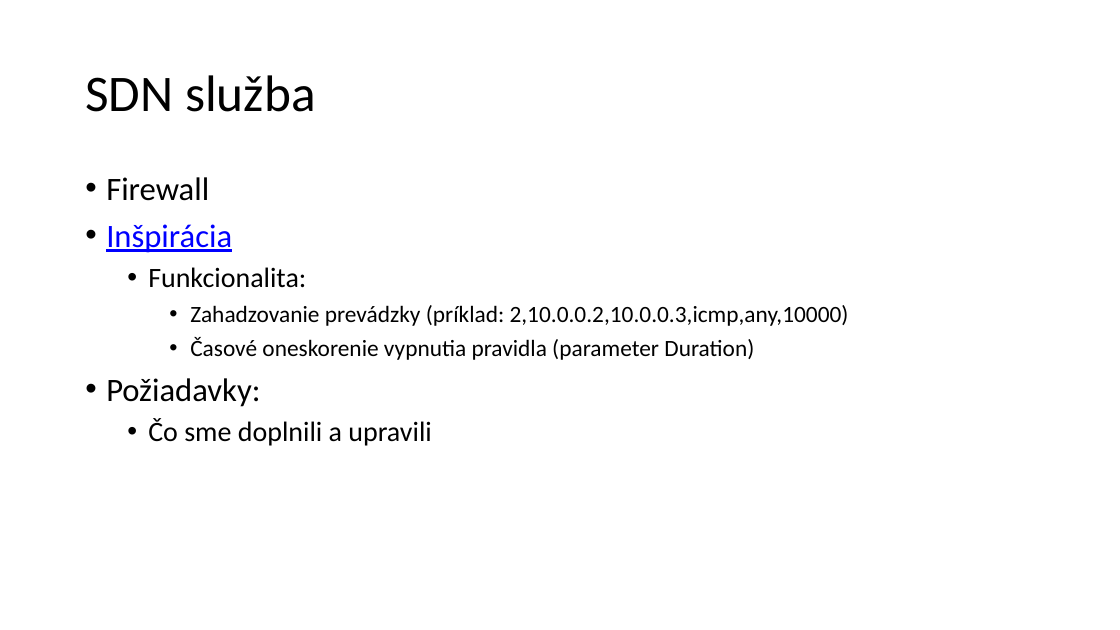
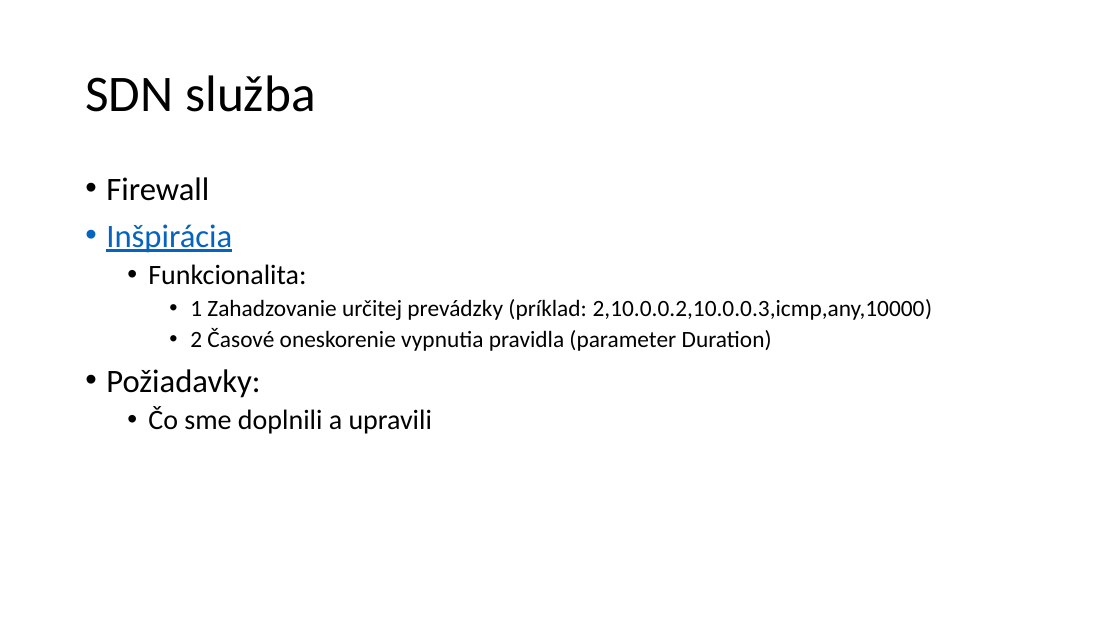
Before and after one commit to kyberdrb/FRI, a slide deck: slide 6 of Ing/4.semester/Integracia_Sieti/semestralka/IS_SDN_Firewall.pptx. Drawn at 1120x630 pixels with LibreOffice and Linux fonts; fonts in the diff are those of the drawing. Boxes give left, top, right and bottom in pixels: in the first picture for what was removed or moved away, otherwise in the second. Text is boxed around its words. In the diff, an @@ line names an element or a change of style, - is before the commit and + after.

```diff
--- a/Ing/4.semester/Integracia_Sieti/semestralka/IS_SDN_Firewall.pptx
+++ b/Ing/4.semester/Integracia_Sieti/semestralka/IS_SDN_Firewall.pptx
@@ text at [106,177,432,434]: text colour #0000FF to #0563C1 in "Inšpirácia"; line spacing 1 to 0.9 @@
@@ text at [190,299,932,351]: text changed @@
-    • Zahadzovanie prevádzky (príklad: 2,10.0.0.2,10.0.0.3,icmp,any,10000)
-    • Časové oneskorenie vypnutia pravidla (parameter Duration)
+    • 1 Zahadzovanie určitej prevádzky (príklad: 2,10.0.0.2,10.0.0.3,icmp,any,10000)
+    • 2 Časové oneskorenie vypnutia pravidla (parameter Duration)
```
Also in this commit, not shown: 2 other slides changed, 2 slides added, 1 slide removed, 1 other file.
